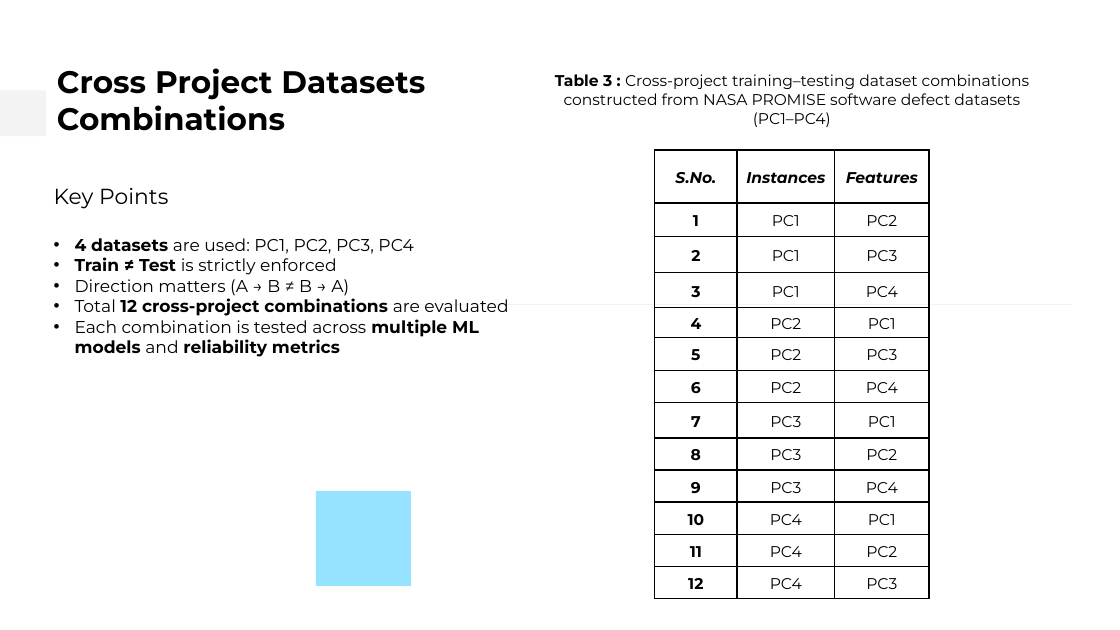
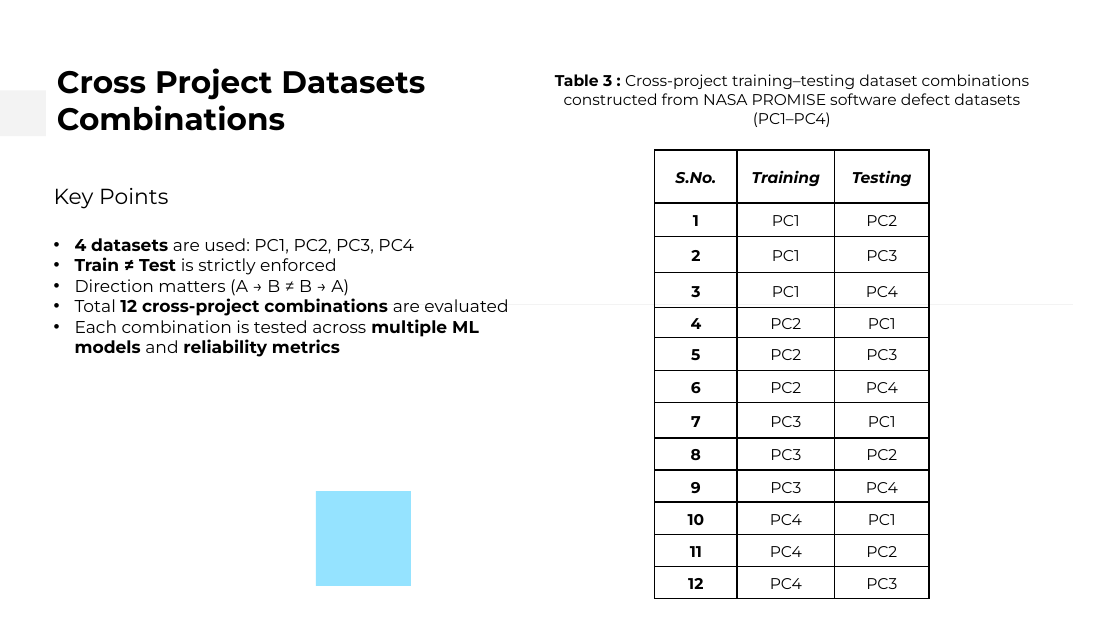
Before and after one commit to uditjain100/TrustX-Defect, a slide deck: slide 8 of Documentation/24CSM1R23_Mid_4th.pptx. Drawn at 1120x630 pixels with LibreOffice and Linux fonts; fonts in the diff are those of the drawing. Boxes give left, top, right and bottom in pixels: in the first picture for what was removed or moved away, otherwise in the second. Text is boxed around its words. In the diff, an @@ line names an element or a change of style, - is before the commit and + after.

```diff
--- a/Documentation/24CSM1R23_Mid_4th.pptx
+++ b/Documentation/24CSM1R23_Mid_4th.pptx
@@ table at [655, 150, 930, 599] @@
-row 1, column 2: Instances
+row 1, column 2: Training
-row 1, column 3: Features
+row 1, column 3: Testing
```
Also in this commit, not shown: 1 other slide changed, 1 other file.
